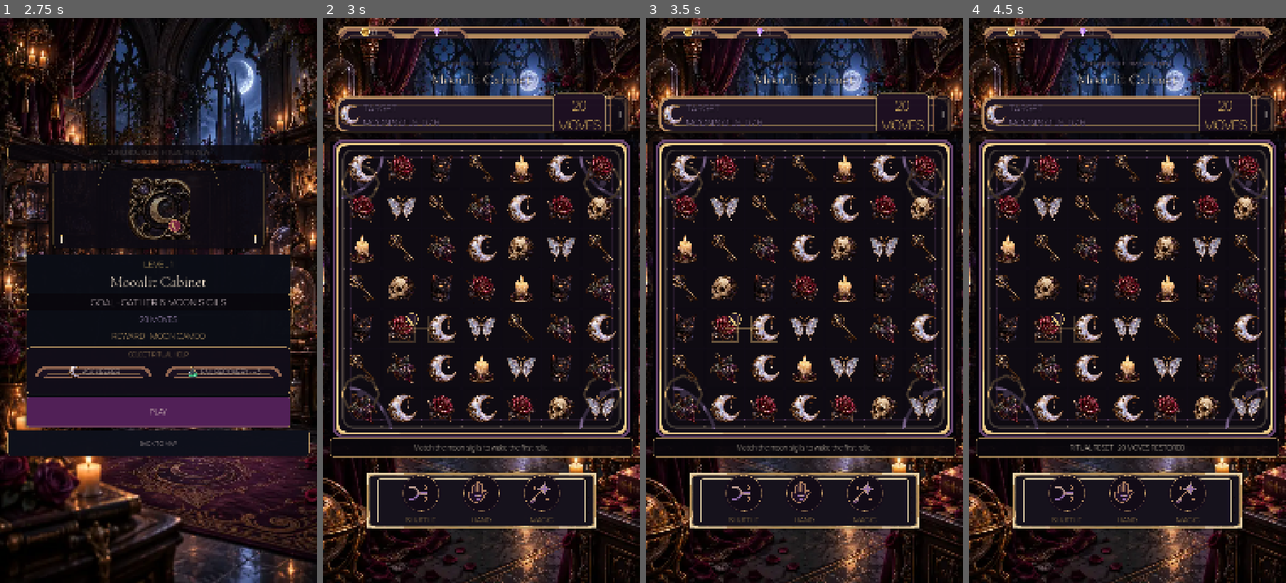
Above: before the commit, frames 1-4 (left to right).
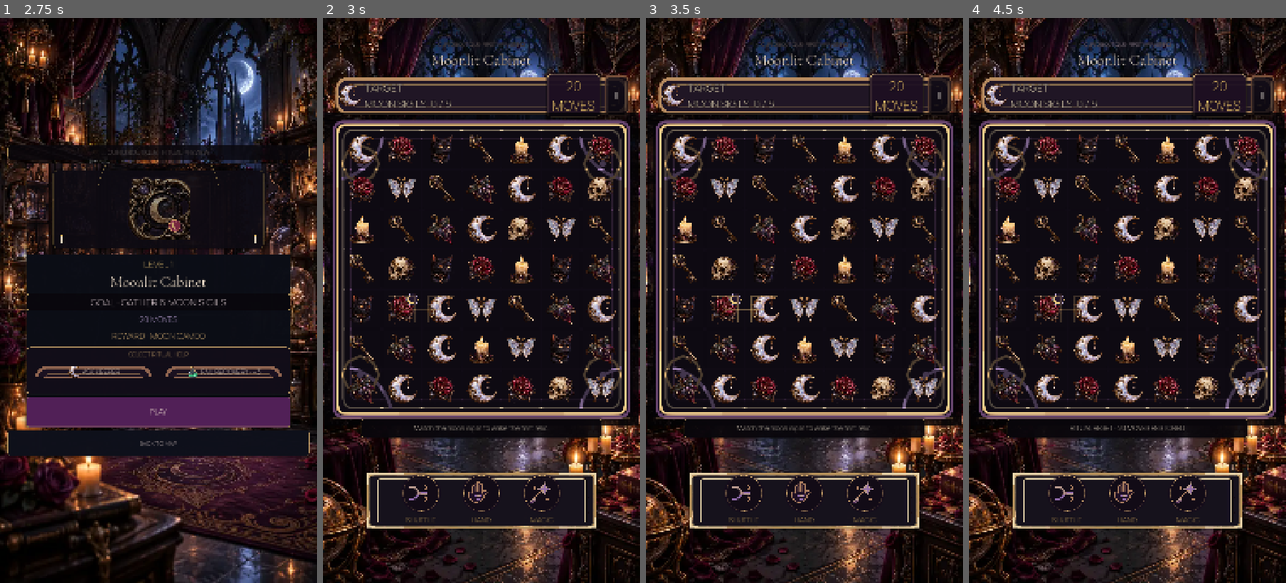
Above: after the commit, the same moments.

Repository: Jay-prodesign/akilta-match3
Game: Godot game, scene res://src/app/app_bootstrap.tscn
The game is run twice, just before and just after one commit, with the same random seed, the same clock (stepped at 60 frames per second) and the same inputs.
Inputs:
- Up to frame 1 (2.75 s): click "ENTER THE HOUSE" at 0.5 s; click "PLAY LEVEL 1" at 1.25 s; click "1" at 2 s
- Up to frame 2 (3 s): click "PLAY" at 2.75 s
- Up to frame 3 (3.5 s): no input
- Up to frame 4 (4.5 s): click "Ⅱ" at 3.5 s; click "RESTART LEVEL" at 4.25 s

Frame 1 is identical in both runs. In frame 2, 31% of the frame differs, in the area x 0-100%, y 1-79%; in frame 3, 31%; in frame 4, 31%.

Commit message:
Calibrate gameplay to locked final composition

Diff:
--- a/src/match3/presentation/board_view.gd
+++ b/src/match3/presentation/board_view.gd
@@ -701,7 +701,7 @@
 	return pos
 
 func _draw() -> void:
-	draw_rect(Rect2(Vector2.ZERO, size), Color("#090711"), true)
+	draw_rect(Rect2(Vector2.ZERO, size), Color(0.035, 0.027, 0.067, 0.72), true)
 	var ambient := Color(GOLD)
 	ambient.a = 0.025
 	draw_circle(Vector2(size.x * 0.5, size.y * 0.44), minf(size.x, size.y) * 0.44, ambient)
@@ -893,11 +893,11 @@
 
 func _cell_box(radius: float) -> StyleBoxFlat:
 	var box := StyleBoxFlat.new()
-	var fill := Color("#100C14", 0.68)
+	var fill := Color("#100C14", 0.58)
 	if _visual_profile == "sealed_display":
-		fill = Color("#0D141C", 0.70)
+		fill = Color("#0D141C", 0.60)
 	elif _visual_profile == "thornlight_arrangement":
-		fill = Color("#160D14", 0.70)
+		fill = Color("#160D14", 0.60)
 	box.bg_color = fill
 	box.border_color = Color(GOLD, 0.22) if _high_contrast else Color(0, 0, 0, 0)
 	box.set_border_width_all(1 if _high_contrast else 0)
--- a/src/ui/gameplay/gameplay_screen.gd
+++ b/src/ui/gameplay/gameplay_screen.gd
@@ -160,7 +160,8 @@
 func _ready() -> void:
 	ProductionChrome.apply_primary($PauseOverlay/Card)
 	ProductionChrome.apply_primary($ResultOverlay/Card)
-	ProductionChrome.apply_gameplay_shell($ResourceBar, "resources")
+	$ResourceBar.add_theme_stylebox_override("panel", StyleBoxEmpty.new())
+	$ResourceBar.set_meta("production_chrome_kind", "gameplay_resource_cluster")
 	ProductionChrome.apply_compact_panel($ResourceBar/Resources/CoinChip, "gameplay_coin_resource")
 	ProductionChrome.apply_compact_panel($ResourceBar/Resources/GemChip, "gameplay_gem_resource")
 	ProductionChrome.apply_compact_panel($ResourceBar/Resources/LevelBadgePlate, "gameplay_level_badge")
@@ -326,7 +327,7 @@
 			world_backdrop.modulate = Color.WHITE
 			eyebrow_label.add_theme_color_override("font_color", Color("#b7a5b8"))
 			title_label.add_theme_color_override("font_color", Color("#f1e8dc"))
-			objective_label.add_theme_color_override("font_color", Color("#bca1cf"))
+			objective_label.add_theme_color_override("font_color", Color("#f0dec2"))
 			moves_label.add_theme_color_override("font_color", Color("#d9b56a"))
 
 func _configure_teaching_move(level_data: Dictionary) -> void:
@@ -1100,17 +1101,17 @@
 		"authored_resource_bar": _level_badge_label != null and _resource_coin_label != null and _resource_gem_label != null,
 		"authored_keeper_tray": _booster_tray != null,
 		"authored_booster_menu": booster_family_locked,
-		"north_star_resource_strip": ($ResourceBar as PanelContainer).offset_bottom - ($ResourceBar as PanelContainer).offset_top == 80.0,
+		"north_star_resource_strip": not $ResourceBar.visible,
 		"north_star_objective_strip": hierarchy_locked,
 		"north_star_booster_tray": booster_family_locked and composition_locked,
 		"deterministic_gameplay_geometry": true,
 		"truthful_sealed_slots": _sealed_boost_a.disabled and _sealed_boost_b.disabled and _sealed_boost_c.disabled,
 		"authored_target_moves_hierarchy": objective_icon.texture != null and integrated_hud_surface,
 		"authored_board_frame": board_locked,
-		"asset_backed_gameplay_chrome": ($ResourceBar as PanelContainer).get_theme_stylebox("panel") is StyleBoxTexture and ($Layout/HUDPlate as PanelContainer).get_theme_stylebox("panel") is StyleBoxTexture and _booster_tray.get_theme_stylebox("panel") is StyleBoxTexture,
+		"asset_backed_gameplay_chrome": ($Layout/HUDPlate as PanelContainer).get_theme_stylebox("panel") is StyleBoxTexture and _booster_tray.get_theme_stylebox("panel") is StyleBoxTexture and [$ResourceBar/Resources/CoinChip, $ResourceBar/Resources/GemChip, $ResourceBar/Resources/LevelBadgePlate].all(func(panel): return panel.get_theme_stylebox("panel") is StyleBoxTexture),
 		"board_frame_asset_owner": String(($Layout/BoardView/OrnateFrame as Panel).get_meta("production_board_frame_owner", "")) == "BoardView",
 		"north_star_gameplay_geometry": hierarchy_locked and booster_family_locked and composition_locked and board_locked,
-		"gameplay_header_clearance": ($Layout as VBoxContainer).offset_top - ($ResourceBar as PanelContainer).offset_bottom >= 50.0,
+		"gameplay_header_clearance": not $ResourceBar.visible and ($Layout as VBoxContainer).offset_top >= 64.0,
 		"compact_resource_chips": ($ResourceBar/Resources/CoinChip as PanelContainer).size.x <= 300.0 and ($ResourceBar/Resources/GemChip as PanelContainer).size.x <= 300.0 and ($ResourceBar/Resources/LevelBadgePlate as PanelContainer).size.x <= 200.0,
 		"asset_backed_resource_chips": [$ResourceBar/Resources/CoinChip, $ResourceBar/Resources/GemChip, $ResourceBar/Resources/LevelBadgePlate].all(func(panel): return panel is PanelContainer and (panel as PanelContainer).get_theme_stylebox("panel") is StyleBoxTexture),
 		"level_badge_separated": ($ResourceBar/Resources/ResourceSpacer as Control).size_flags_horizontal == Control.SIZE_EXPAND_FILL,
@@ -1121,13 +1122,13 @@
 		"utility_separated_from_boosters": utilities_separated,
 		"north_star_board_object": board_locked,
 		"north_star_header_hierarchy": hierarchy_locked,
-		"quiet_gameplay_shell_family": [$ResourceBar, $Layout/HUDPlate].all(func(panel): return String(panel.get_meta("production_chrome_asset", "")) == ProductionChrome.QUIET_PANEL_PATH),
+		"quiet_gameplay_shell_family": String($Layout/HUDPlate.get_meta("production_chrome_asset", "")) == ProductionChrome.QUIET_PANEL_PATH and $ResourceBar.get_theme_stylebox("panel") is StyleBoxEmpty,
 		"integrated_hud_surface": integrated_hud_surface,
-		"final_hint_readability": hint_readable,
+		"final_hint_readability": hint_readable and hint_label.size_flags_horizontal == Control.SIZE_SHRINK_CENTER and hint_label.custom_minimum_size.x >= 780.0 and hint_label.custom_minimum_size.x <= 860.0,
 		"final_booster_readability": booster_family_locked and shuffle_label.get_theme_font_size("font_size") >= 26,
 		"visual_parity_gate_v2": hierarchy_locked and booster_family_locked and composition_locked and board_locked and utilities_separated and String(_booster_tray.get_meta("production_chrome_kind", "")) == "gameplay_booster_tray",
 		"visual_parity_gate_v3": hierarchy_locked and integrated_hud_surface and hint_readable and booster_family_locked and composition_locked and board_locked and utilities_separated,
-		"visual_parity_gate_v4": hierarchy_locked and integrated_h …(83 unchanged characters)… oard_locked and utilities_separated and [$ResourceBar, $Layout/HUDPlate].all(func(panel): return String(panel.get_meta("production_chrome_asset", "")) == ProductionChrome.QUIET_PANEL_PATH) and String(_booster_tray.get_meta("production_chrome_kind", "")) == "gameplay_booster_tray",
+		"visual_parity_gate_v4": hierarchy_locked and integrated_h …(83 unchanged characters)… oard_locked and utilities_separated and String($Layout/HUDPlate.get_meta("production_chrome_asset", "")) == ProductionChrome.QUIET_PANEL_PATH and $ResourceBar.get_theme_stylebox("panel") is StyleBoxEmpty and String(_booster_tray.get_meta("production_chrome_kind", "")) == "gameplay_booster_tray",
 		"visual_parity_gate_v5": hierarchy_locked and integrated_hud_surface and hint_readable and booster_family_locked and composition_locked and board_locked and utilities_separated and objective_label.text.begins_with("TARGET\n"),
 		"canonical_booster_art": canonical_booster_art,
 		"gothic_board_material": gothic_board_material,
--- a/src/ui/gameplay/gameplay_screen.tscn
+++ b/src/ui/gameplay/gameplay_screen.tscn
@@ -287,6 +287,7 @@
 modulate = Color(0.92, 0.84, 0.87, 0.48)
 
 [node name="ResourceBar" type="PanelContainer" parent="."]
+visible = false
 layout_mode = 1
 anchor_left = 0.025
 anchor_top = 0.0
@@ -375,7 +376,7 @@
 anchor_right = 1.0
 anchor_bottom = 1.0
 offset_left = 24.0
-offset_top = 142.0
+offset_top = 76.0
 offset_right = -24.0
 offset_bottom = -112.0
 grow_horizontal = 2
@@ -415,7 +416,7 @@
 layout_mode = 2
 
 [node name="ObjectiveIcon" type="TextureRect" parent="Layout/HUDPlate/HUD"]
-custom_minimum_size = Vector2(82, 82)
+custom_minimum_size = Vector2(88, 88)
 layout_mode = 2
 mouse_filter = 2
 expand_mode = 1
@@ -428,7 +429,7 @@
 theme_override_colors/font_color = Color(1, 0.94, 0.82, 1)
 theme_override_colors/font_outline_color = Color(0.03, 0.02, 0.04, 0.92)
 theme_override_constants/outline_size = 5
-theme_override_font_sizes/font_size = 32
+theme_override_font_sizes/font_size = 36
 text = "TARGET\nMOON SIGILS  0 / 6"
 horizontal_alignment = 0
 vertical_alignment = 1
@@ -446,7 +447,7 @@
 vertical_alignment = 1
 
 [node name="Pause" type="Button" parent="Layout/HUDPlate/HUD"]
-custom_minimum_size = Vector2(76, 76)
+custom_minimum_size = Vector2(96, 96)
 layout_mode = 2
 theme_override_colors/font_color = Color(0.945, 0.91, 0.866, 1)
 theme_override_font_sizes/font_size = 30
@@ -480,8 +481,9 @@
 theme_override_styles/panel = SubResource("BoardFrameStyle")
 
 [node name="Hint" type="Label" parent="Layout"]
-custom_minimum_size = Vector2(0, 64)
-layout_mode = 2
+custom_minimum_size = Vector2(820, 64)
+layout_mode = 2
+size_flags_horizontal = 4
 theme_override_colors/font_color = Color(0.965, 0.89, 0.72, 1)
 theme_override_colors/font_outline_color = Color(0.02, 0.015, 0.025, 0.98)
 theme_override_constants/outline_size = 4
--- a/tests/unit/test_gameplay_authored_presentation_shell.gd
+++ b/tests/unit/test_gameplay_authored_presentation_shell.gd
@@ -64,6 +64,9 @@
 	_expect(magic_label != null and magic_label.text == "MAGIC", "Magic identity drifted")
 	_expect(objective != null and not objective.has_theme_stylebox_override("normal") and objective.text.begins_with("TARGET\n"), "Objective must read as part of one authored HUD surface rather than a detached inner panel")
 	_expect(hint_band != null and hint_band.custom_minimum_size.y >= 60.0 and hint_band.get_theme_font_size("font_size") >= 24, "Hint band must remain readable at 540x960")
+	_expect(hint_band != null and hint_band.size_flags_horizontal == Control.SIZE_SHRINK_CENTER and hint_band.custom_minimum_size.x >= 780.0 and hint_band.custom_minimum_size.x <= 860.0, "Hint must remain a centered gameplay callout instead of a full-width debug strip")
+	var resource_bar := screen.get_node_or_null("ResourceBar") as PanelContainer
+	_expect(resource_bar != null and not resource_bar.visible, "Gameplay must not expose meta currency/level chrome above the final target-and-moves HUD")
 
 	screen.set_player_resources(4, 1234, 7)
 	await process_frame
--- a/tests/visual/capture_level1_journey.gd
+++ b/tests/visual/capture_level1_journey.gd
@@ -85,6 +85,7 @@
 		if not bool(gameplay_contract.get(parity_key, false)):
 			return _fail(app, "S05 North Star render gate failed: %s" % parity_key)
 	var gameplay_viewport: Vector2 = gameplay.get_viewport().get_visible_rect().size
+	var gameplay_resource_bar := gameplay.get_node_or_null("ResourceBar") as PanelContainer
 	var gameplay_title := gameplay.get_node_or_null("Layout/Title") as Label
 	var gameplay_hud := gameplay.get_node_or_null("Layout/HUDPlate") as Control
 	var gameplay_objective_icon := gameplay.get_node_or_null("Layout/HUDPlate/HUD/ObjectiveIcon") as Control
@@ -96,8 +97,10 @@
 	var shuffle_label := gameplay.get_node_or_null("BoosterTray/BoosterActions/SealedSlotA/Label") as Control
 	var hand_label := gameplay.get_node_or_null("BoosterTray/BoosterActions/SealedSlotB/Label") as Control
 	var magic_label := gameplay.get_node_or_null("BoosterTray/BoosterActions/SealedSlotC/Label") as Control
-	if gameplay_title == null or gameplay_hud == null or gameplay_objective_icon == null or gameplay_objective == null or gameplay_moves == null or gameplay_board == null or gameplay_hint == null or gameplay_tray == null:
-		return _fail(app, "S05 North Star render gate missing title/HUD/board/hint/tray")
+	if gameplay_resource_bar == null or gameplay_title == null or gameplay_hud == null or gameplay_objective_icon == null or gameplay_objective == null or gameplay_moves == null or gameplay_board == null or gameplay_hint == null or gameplay_tray == null:
+		return _fail(app, "S05 North Star render gate missing resource/title/HUD/board/hint/tray")
+	if gameplay_resource_bar.visible:
+		return _fail(app, "S05 meta currency/level row regressed into gameplay")
 	var board_height_ratio: float = gameplay_board.size.y / gameplay_viewport.y
 	var board_width_ratio: float = gameplay_board.size.x / gameplay_viewport.x
 	var tray_width_ratio: float = gameplay_tray.size.x / gameplay_viewport.x
@@ -113,6 +116,9 @@
 	var board_rect: Rect2 = gameplay_board.get_global_rect()
 	var hint_rect: Rect2 = gameplay_hint.get_global_rect()
 	var tray_rect: Rect2 = gameplay_tray.get_global_rect()
+	var hint_width_ratio: float = hint_rect.size.x / gameplay_viewport.x
+	if hint_width_ratio < 0.70 or hint_width_ratio > 0.82:
+		return _fail(app, "S05 hint callout width drifted: %.3f" % hint_width_ratio)
 	if title_rect.end.y + 4.0 > hud_rect.position.y:
 		return _fail(app, "S05 title and objective HUD overlap")
 	if gameplay_objective.has_theme_stylebox_override("normal"):
